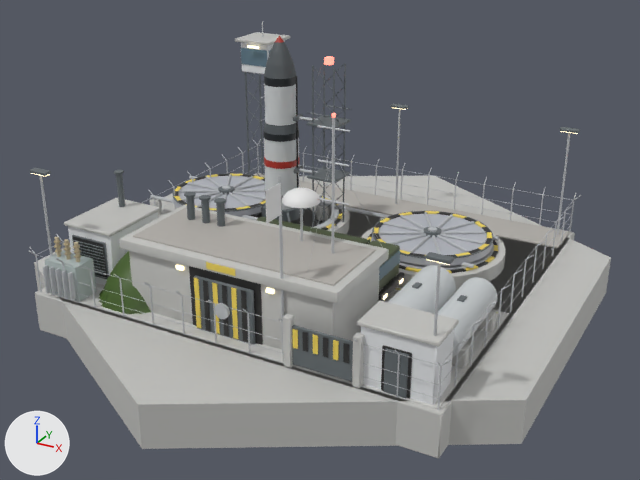
Two versions of the glTF model native/godot/assets/art/blender/missileSilo.glb, one commit apart.
Rendered twice from a camera (50 mm lens) standing at (16.4, -30.2, 16.1) and looking at (0.3, -0.9, 1.5). Arrows for +X, +Y and +Z are at lower left; the lights stay in place. The first picture is the older version. Vertices at exactly the same position are counted once.

Objects in the first picture: 'cladding', 'dark', 'glass', 'gravel', 'hazard', 'metal', 'paint', 'pavers', 'steel_dark', 'turf', 'wall_concrete' and 3 more.
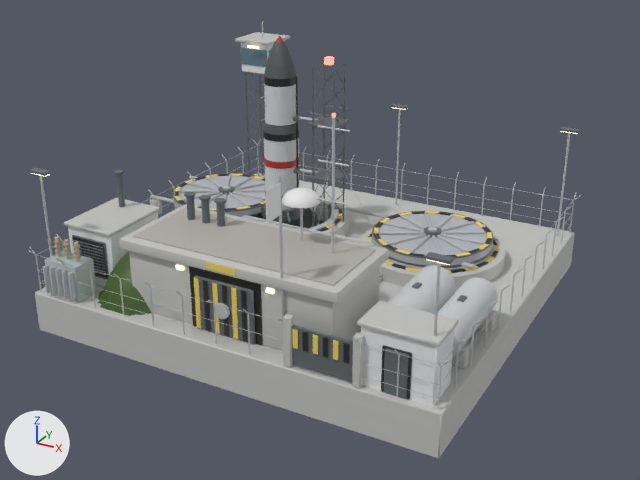
What differs and where, as boxes (x1, y1, x2, y2) in the pictures (640 x 480 px):
'wall_concrete', reshaped (6% narrower)
    before: (34, 32, 611, 458)
    after: (35, 32, 575, 458)
'pavers', deleted
    before: (42, 283, 509, 409)
'glass', reshaped
    before: (241, 48, 400, 281)
    after: (241, 48, 271, 67)
part 1 of me_dark, deleted
    before: (379, 272, 404, 301)
part 2 of me_glass, deleted
    before: (379, 250, 400, 281)
part 3 of me_gravel, deleted
    before: (255, 173, 570, 248)
part 4 of me_paint, deleted (mostly hidden)
    before: (256, 217, 400, 291)
part 5 of me_wall_concrete, deleted
    before: (34, 175, 611, 449)

Diff of the bpy script that builds the scene:
```diff
--- a/native/godot/assets/art/blender/missileSilo.glb.py
+++ b/native/godot/assets/art/blender/missileSilo.glb.py
@@ me_dark @@
 # used by ob_dark; location = (0.0, 0.0, 0.0)
-me_dark.from_pydata(...)  # 842 vertices, 1396 faces; spans x -9.1..7.4, y -8.1..5.2, z 0.0..7.2
+me_dark.from_pydata(...)  # 626 vertices, 996 faces; spans x -9.1..7.4, y -8.1..5.2, z 0.1..7.2
+# me_dark part 1: 8 loose pieces with 216 vertices, spanning x -2.5..4.1, y -3.1..-0.9, z 0.0..0.9, are deleted
 me_dark.materials.append(mat_dark)
@@ me_glass @@
 # used by ob_glass; location = (0.0, 0.0, 0.0)
-me_glass.from_pydata(...)  # 40 vertices, 68 faces; spans x -8.15..3.94, y -2.95..7.95, z 1.3..7.2
+me_glass.from_pydata(...)  # 16 vertices, 24 faces; spans x -8.15..-6.57, y 6.37..7.95, z 6.4..7.2
+# me_glass part 2: the loose piece of 24 vertices spanning x 3.88..3.94, y -2.95..-1.05, z 1.3..1.85 is deleted
 me_glass.materials.append(mat_glass)
@@ me_gravel @@
 # used by ob_gravel; location = (0.0, 0.0, 0.0)
-me_gravel.from_pydata(...)  # 16 vertices, 24 faces; spans x -8.4..8.4, y -7.1..8.0, z 0.1..3.1
+me_gravel.from_pydata(...)  # 8 vertices, 12 faces; spans x -4.2..4.2, y -7.1..-3.9, z 3.0..3.1
+# me_gravel part 3: the loose piece of 8 vertices spanning x -8.4..8.4, y 6.0..8.0, z 0.1..0.2 is deleted
 me_gravel.materials.append(mat_gravel)
@@ me_paint @@
 # used by ob_paint; location = (0.0, 0.0, 0.0)
-me_paint.from_pydata(...)  # 1554 vertices, 3028 faces; spans x -7.8..8.2, y -7.6..3.2, z 0.3..8.9
+me_paint.from_pydata(...)  # 1235 vertices, 2448 faces; spans x -7.8..8.2, y -7.6..3.2, z 0.3..8.9
+# me_paint part 4: 11 loose pieces with 319 vertices, spanning x -2.5..3.9, y -3.1..-0.9, z 0.8..2.0, are deleted
 me_paint.materials.append(mat_paint)
@@ me_wall_concrete @@
 # used by ob_wall_concrete; location = (0.0, 0.0, 0.0)
-me_wall_concrete.from_pydata(...)  # 1156 vertices, 2168 faces; spans x -10.7..10.7, y -12.3..12.3, z -1.6..7.6
+me_wall_concrete.from_pydata(...)  # 1136 vertices, 2136 faces; spans x -9.9..8.6, y -8.2..8.2, z -1.6..7.6
+# me_wall_concrete part 5: the loose piece of 12 vertices spanning x -10.7..10.7, y -12.3..12.3, z -1.6..0.1 is deleted
+# other edits to the shape of me_wall_concrete do not show in these pictures
 me_wall_concrete.materials.append(mat_wall_concrete)
@@ ob_pavers @@
-ob_pavers = bpy.data.objects.new('pavers', me_pavers)
-ob_pavers.location = (0.0, 0.0, 0.0)
```
